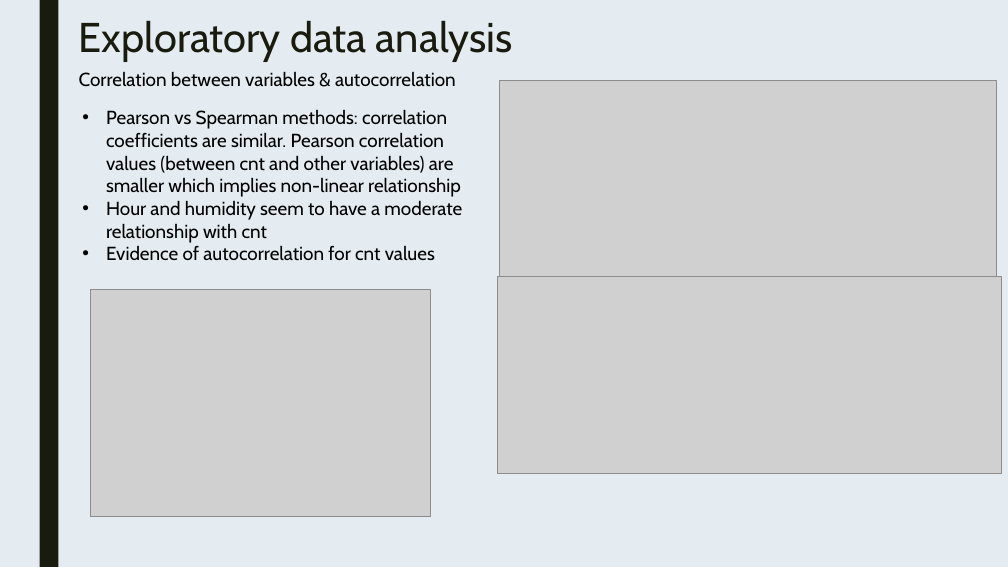
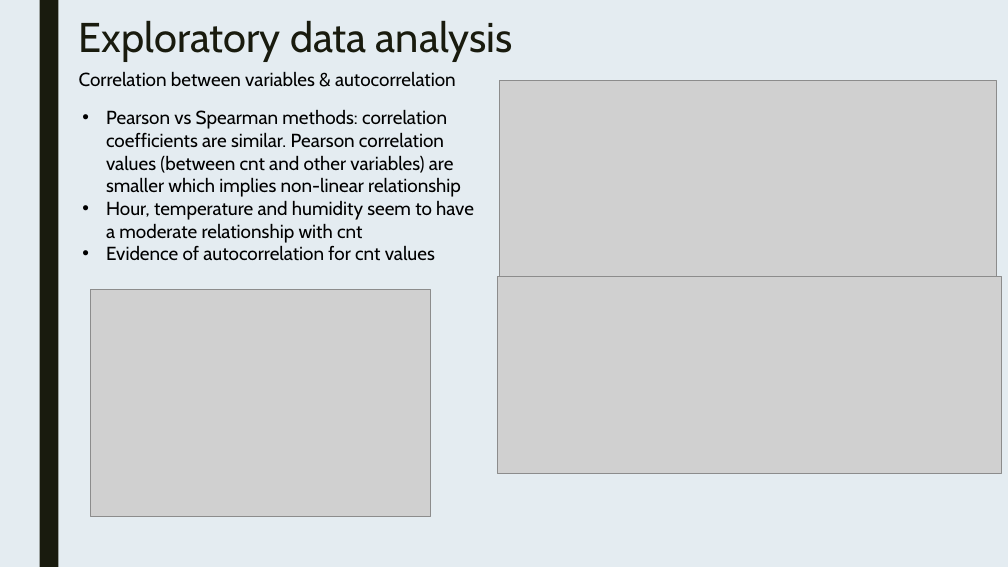
Before and after one commit to eracleoa/bike_sharing_analysis, a slide deck: slide 4 of BikeSharingAnalysis.pptx. Drawn at 1008x567 pixels with LibreOffice and Linux fonts; fonts in the diff are those of the drawing; grey boxes stand for pictures. Boxes give left, top, right and bottom in pixels: in the first picture for what was removed or moved away, otherwise in the second. Text is boxed around its words. In the diff, an @@ line names an element or a change of style, - is before the commit and + after.

```diff
--- a/BikeSharingAnalysis.pptx
+++ b/BikeSharingAnalysis.pptx
@@ text at [106, 200, 474, 243]: text changed @@
-• Hour and humidity seem to have a moderate relationship with cnt
+• Hour, temperature and humidity seem to have a moderate relationship with cnt
```
Also in this commit, not shown: 1 slide added, 1 slide removed.
